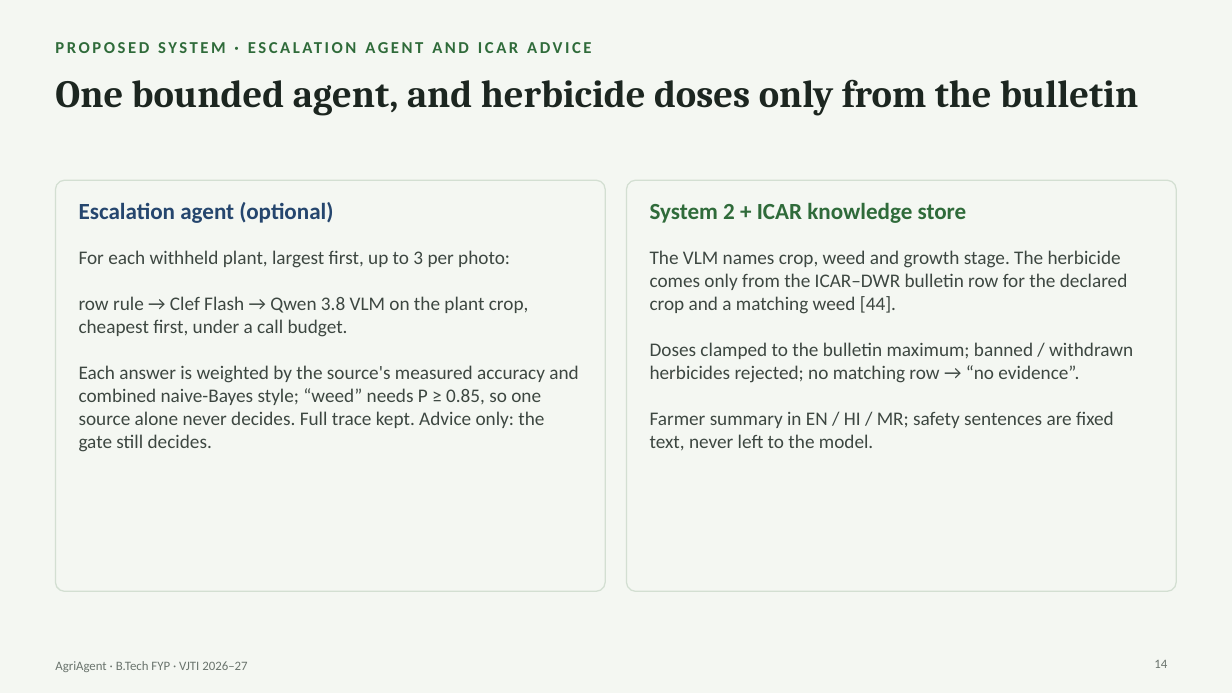
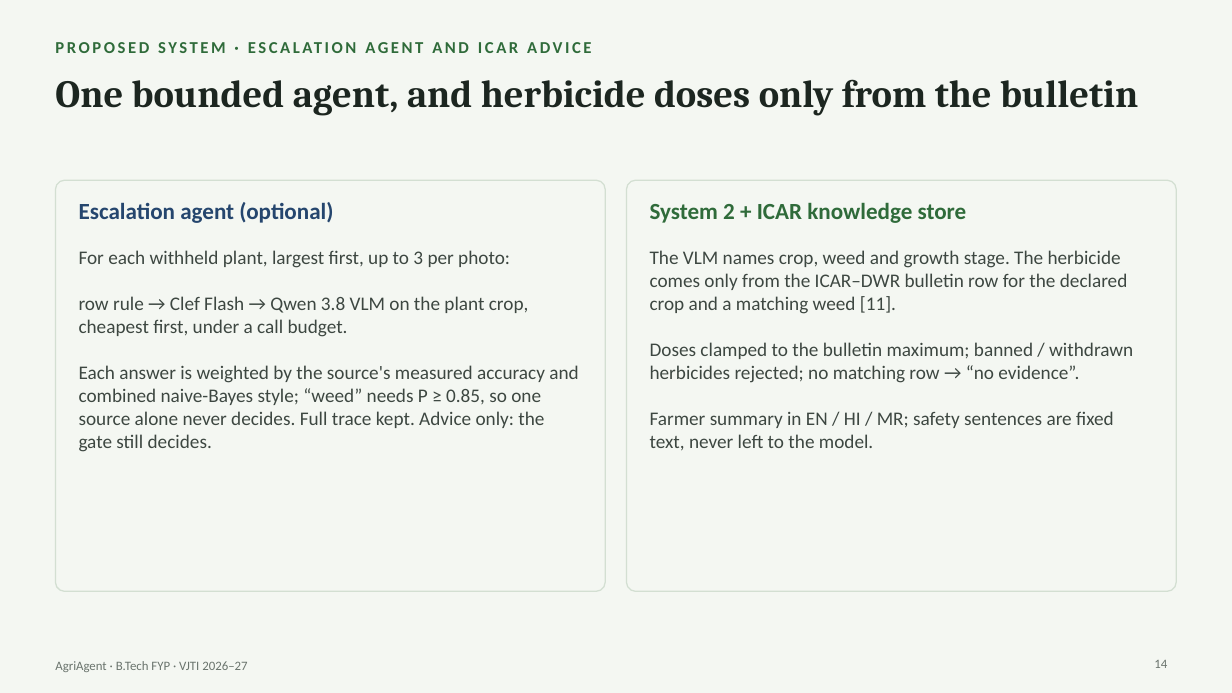
Before and after one commit to Chaitanya-666/agriAgent, a slide deck: slide 14 of docs/slides/AgriAgent_FYP_Presentation.pptx. Drawn at 1232x693 pixels with LibreOffice and Linux fonts; fonts in the diff are those of the drawing. Boxes give left, top, right and bottom in pixels: in the first picture for what was removed or moved away, otherwise in the second. Text is boxed around its words. In the diff, an @@ line names an element or a change of style, - is before the commit and + after.

```diff
--- a/docs/slides/AgriAgent_FYP_Presentation.pptx
+++ b/docs/slides/AgriAgent_FYP_Presentation.pptx
@@ text at (x1=650, y1=250, x2=1128, y2=314): text changed @@
-The VLM names crop, weed and growth stage. The herbicide comes only from the ICAR–DWR bulletin row for the declared crop and a matching weed [44].
+The VLM names crop, weed and growth stage. The herbicide comes only from the ICAR–DWR bulletin row for the declared crop and a matching weed [11].
```
Also in this commit, not shown: 19 other slides changed, 29 other files.
